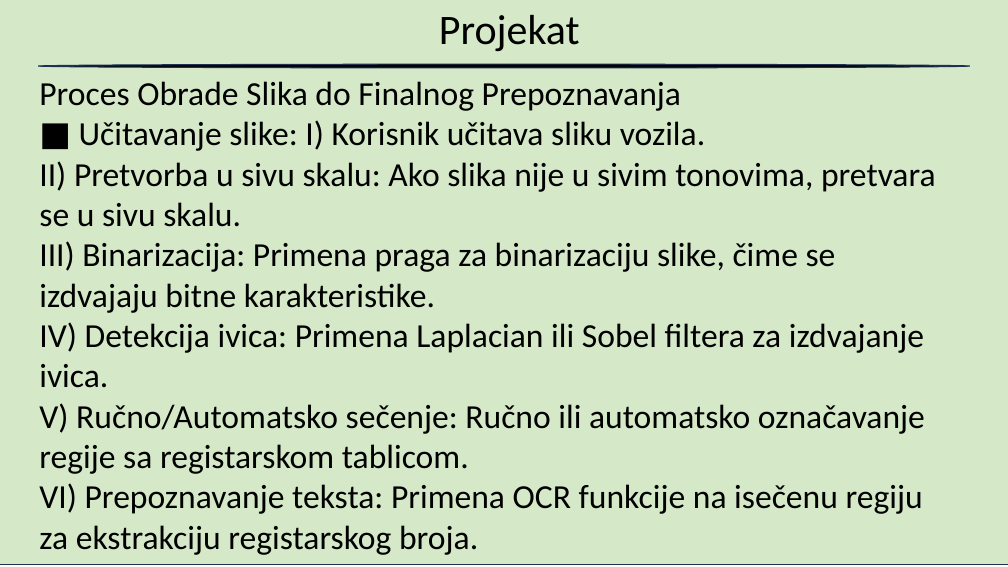
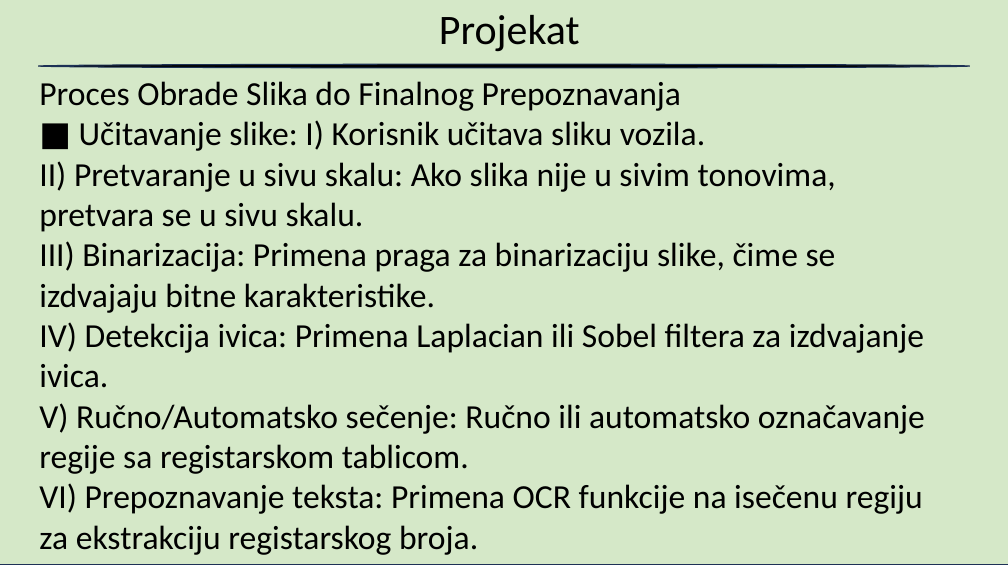
Before and after one commit to blizanac76/RegistrationNumberRecognition, a slide deck: slide 6 of Prepoznavanje.pptx. Drawn at 1008x567 pixels with LibreOffice and Linux fonts; fonts in the diff are those of the drawing; background and template pictures are left out. Boxes give left, top, right and bottom in pixels: in the first picture for what was removed or moved away, otherwise in the second. Text is boxed around its words. In the diff, an @@ line names an element or a change of style, - is before the commit and + after.

```diff
--- a/Prepoznavanje.pptx
+++ b/Prepoznavanje.pptx
@@ text at box(39, 161, 836, 232): text changed @@
-II) Pretvorba u sivu skalu: Ako slika nije u sivim tonovima, pretvara se u sivu skalu.
+II) Pretvaranje u sivu skalu: Ako slika nije u sivim tonovima, pretvara se u sivu skalu.
```
Also in this commit, not shown: 11 other slides changed, 1 slide removed.
